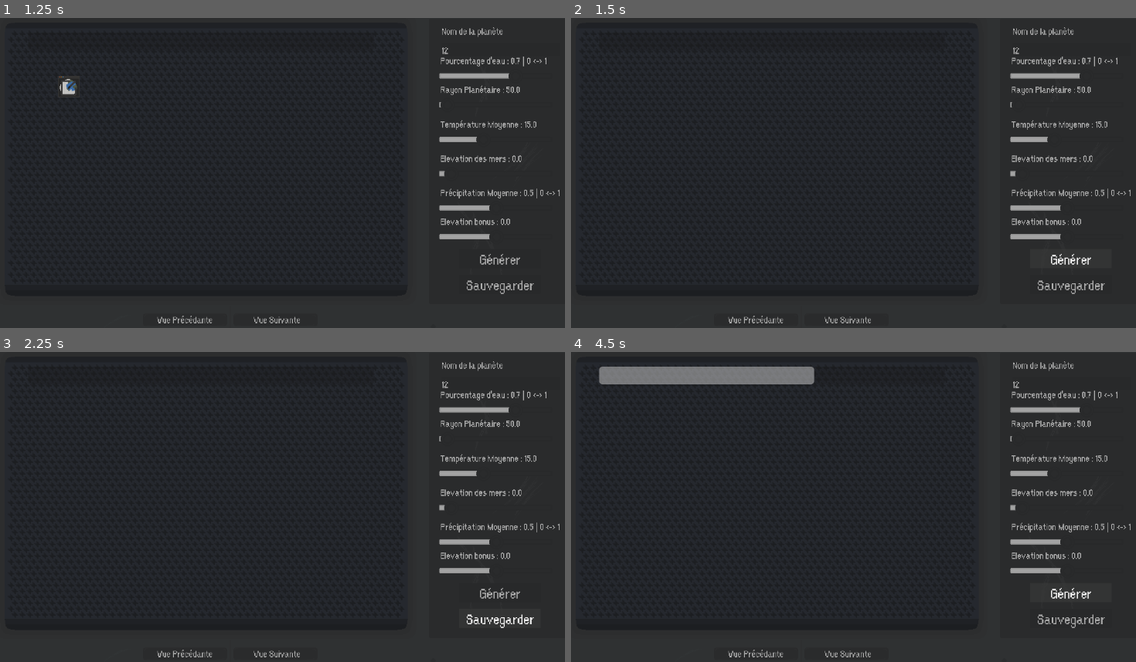
Above: before the commit, frames 1-4 (two rows, left to right).
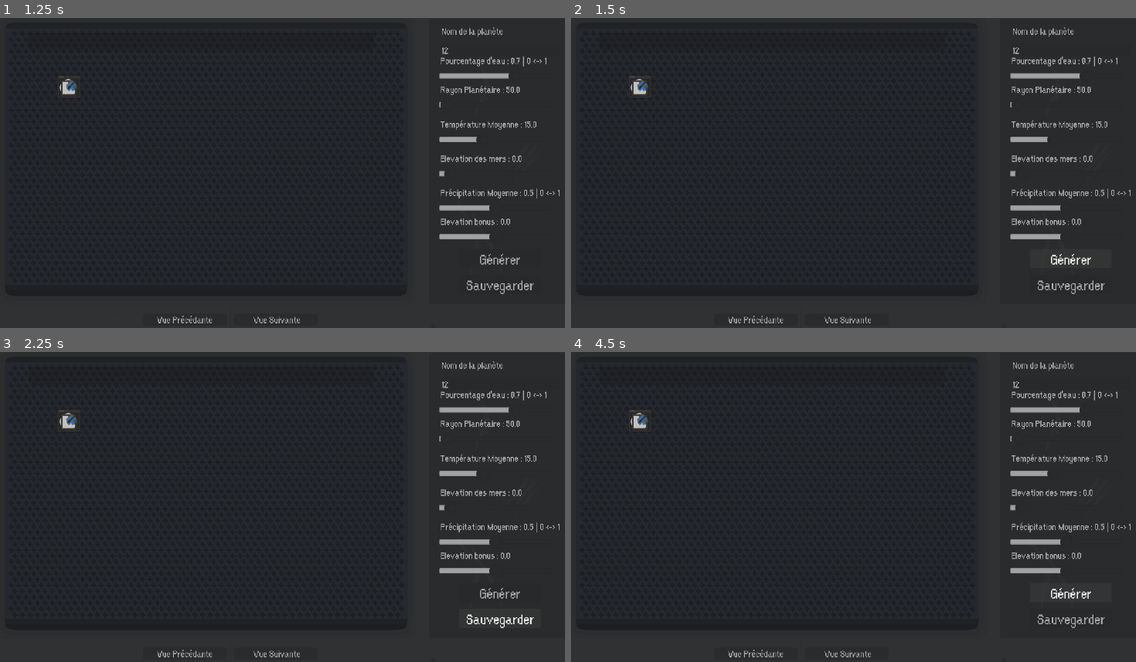
Above: after the commit, the same moments.

Repository: Jujedie/PlanetGenerator
Game: Godot game, scene res://data/scn/master.tscn
The game is run twice, just before and just after one commit, with the same random seed, the same clock (stepped at 60 frames per second) and the same inputs.
Inputs (mouse positions are in pixels of both pictures, inside the frame that each line leads up to):
- Up to frame 1 (1.25 s): click (502, 49) at 0.52 s; type "12" at 0.6 s
- Up to frame 2 (1.5 s): click "Générer" at 1.25 s
- Up to frame 3 (2.25 s): click "Sauvegarder" at 2 s
- Up to frame 4 (4.5 s): click "Vue Suivante" at 2.75 s; click "Vue Précédante" at 3.5 s; click "Générer" at 4.25 s

Frame 1 is identical in both runs. In frame 2, 0.1% of the frame differs, in the area x 10-15%, y 18-26%; in frame 3, 0.1%; in frame 4, 2.3%, in the area x 4-44%, y 4-26%.
Error before the commit: Invalid call. Nonexistent function 'save_planet' in base 'RefCounted (PlanetGenerator)'. (res://src/master.gd:106)
Error after the commit: Parse Error: Identifier "nb_thread_param" not declared in the current scope. (res://src/planetGenerator.gd:35)

Commit message:
Ajouter le support pour le nombre de threads dans la génération de la planète et ajuster la logique de génération des cartes en fonction du nombre de threads.

Diff:
--- a/src/master.gd
+++ b/src/master.gd
@@ -88,11 +88,13 @@
 	print("Pourcentage d'eau : "+str(sldPercentEau.value))
 	var sldElevation = $Node2D/Control/sldElevation
 	print("Elevation bonus : "+str(sldElevation.value))
+	var sldThread = $Node2D/Control/sldThread
+	print("Nombre de thread : "+str(sldThread.value))
 
 	var renderProgress = $Node2D/Control/renderProgress
 	print("Render Progress : ")
 	print(renderProgress)
-	planetGenerator = PlanetGenerator.new(nom.text, sldRayonPlanetaire.value, sldTempMoy.value, sldHautEau.value, sldPrecipitationMoy.value, sldPercentEau.value, sldElevation.value , renderProgress )
+	planetGenerator = PlanetGenerator.new(nom.text, sldRayonPlanetaire.value, sldTempMoy.value, sldHautEau.value, sldPrecipitationMoy.value, sldPercentEau.value, sldElevation.value , sldThread.value, renderProgress )
 
 	print("Génération de la planète : "+nom.text)
 	planetGenerator.generate_planet()
--- a/src/planetGenerator.gd
+++ b/src/planetGenerator.gd
@@ -12,6 +12,7 @@
 var avg_precipitation : float  # entre 0 et 1
 var percent_eau_monde : float
 var elevation_modifier: int
+var nbThread          : int
 
 # Images générées
 var elevation_map    : Image
@@ -21,7 +22,7 @@
 var biome_map   : Image
 var final_map   : Image
 
-func _init(nom_param: String, rayon: int = 512, avg_temperature_param: float = 15.0, water_elevation_param: int = 0, avg_precipitation_param: float = 0.5, percent_eau_monde_param: float = 0.7, elevation_modifier_param: int = 0, renderProgress: ProgressBar = null) -> void:
+func _init(nom_param: String, rayon: int = 512, avg_temperature_param: float = 15.0, water_elevation_param: int = 0, avg_precipitation_param: float = 0.5, percent_eau_monde_param: float = 0.7, elevation_modifier_param: int = 0, nbThread_param : int = 8, renderProgress: ProgressBar = null) -> void:
 	self.nom = nom_param
 
 	self.circonference     =  int(rayon * 2 * PI)
@@ -31,6 +32,7 @@
 	self.avg_precipitation = avg_precipitation_param
 	self.percent_eau_monde = percent_eau_monde_param
 	self.elevation_modifier= elevation_modifier_param
+	self.nb_thread          = nb_thread_param
 
 	self.renderProgress       = renderProgress
 	self.renderProgress.value = 0.0
@@ -124,11 +126,11 @@
 	noise2.fractal_lacunarity = 2.0
 
 	print("Génération de la carte")
-	var range = circonference / 4
+	var range = circonference / (nb_thread / 2)
 	var threadArray = []
-	for i in range(0, 4, 1):
+	for i in range(0, (nb_thread / 2), 1):
 		var x1 = i * range
-		var x2 = self.circonference if i == 3 else (i + 1) * range
+		var x2 = self.circonference if i == ((nb_thread / 2) - 1) else (i + 1) * range
 		var thread = Thread.new()
 		threadArray.append(thread)
 		thread.start(thread_calcul.bind(img, noise, noise2, x1, x2, elevation_calcul))
@@ -175,11 +177,11 @@
 	noise.fractal_lacunarity = 4.0
 
 	print("Génération de la carte")
-	var range = circonference / 4
+	var range = circonference / (nb_thread / 2)
 	var threadArray = []
-	for i in range(0, 4, 1):
+	for i in range(0, (nb_thread / 2), 1):
 		var x1 = i * range
-		var x2 = self.circonference if i == 3 else (i + 1) * range
+		var x2 = self.circonference if i == ((nb_thread / 2) - 1) else (i + 1) * range
 		var thread = Thread.new()
 		threadArray.append(thread)
 		thread.start(thread_calcul.bind(img, noise, noise, x1, x2, precipitation_calcul))
@@ -213,11 +215,11 @@
 	noise.fractal_lacunarity = 0.5
 
 	print("Génération de la carte")
-	var range = circonference / 4
+	var range = circonference / (nb_thread / 2)
 	var threadArray = []
-	for i in range(0, 4, 1):
+	for i in range(0, (nb_thread / 2), 1):
 		var x1 = i * range
-		var x2 = self.circonference if i == 3 else (i + 1) * range
+		var x2 = self.circonference if i == ((nb_thread / 2) - 1) else (i + 1) * range
 		var thread = Thread.new()
 		threadArray.append(thread)
 		thread.start(thread_calcul.bind(img, noise, noise, x1, x2, water_calcul))
@@ -264,11 +266,11 @@
 	noise.fractal_lacunarity = 0.2
 
 	print("Génération de la carte")
-	var range = circonference / 4
+	var range = circonference / (nb_thread / 2)
 	var threadArray = []
-	for i in range(0, 4, 1):
+	for i in range(0, (nb_thread / 2), 1):
 		var x1 = i * range
-		var x2 = self.circonference if i == 3 else (i + 1) * range
+		var x2 = self.circonference if i == ((nb_thread / 2) - 1) else (i + 1) * range
 		var thread = Thread.new()
 		threadArray.append(thread)
 		thread.start(thread_calcul.bind(img, noise, noise, x1, x2, temperature_calcul))
@@ -321,11 +323,11 @@
 
 	print("Génération de la carte")
 	var valeur_unite = 1.0 / (self.circonference * self.circonference / 2)
-	var range = circonference / 8
+	var range = circonference / nb_thread
 	var threadArray = []
-	for i in range(0, 8, 1):
+	for i in range(0, nb_thread / 2, 1):
 		var x1 = i * range
-		var x2 = self.circonference if i == 7 else (i + 1) * range
+		var x2 = self.circonference if i == (nb_thread - 1) else (i + 1) * range
 		var thread = Thread.new()
 		threadArray.append(thread)
 		thread.start(thread_calcul.bind(img, noise, valeur_unite, x1, x2, biome_calcul))
